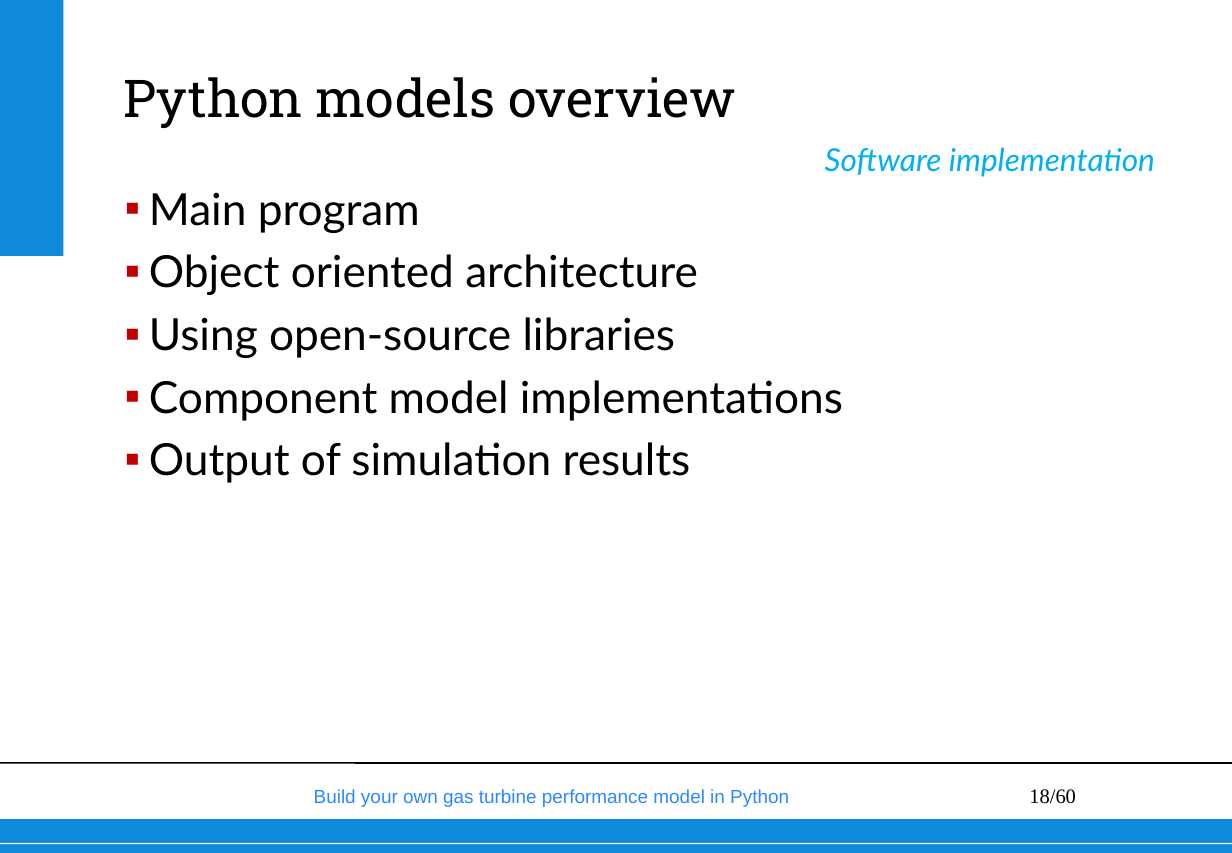
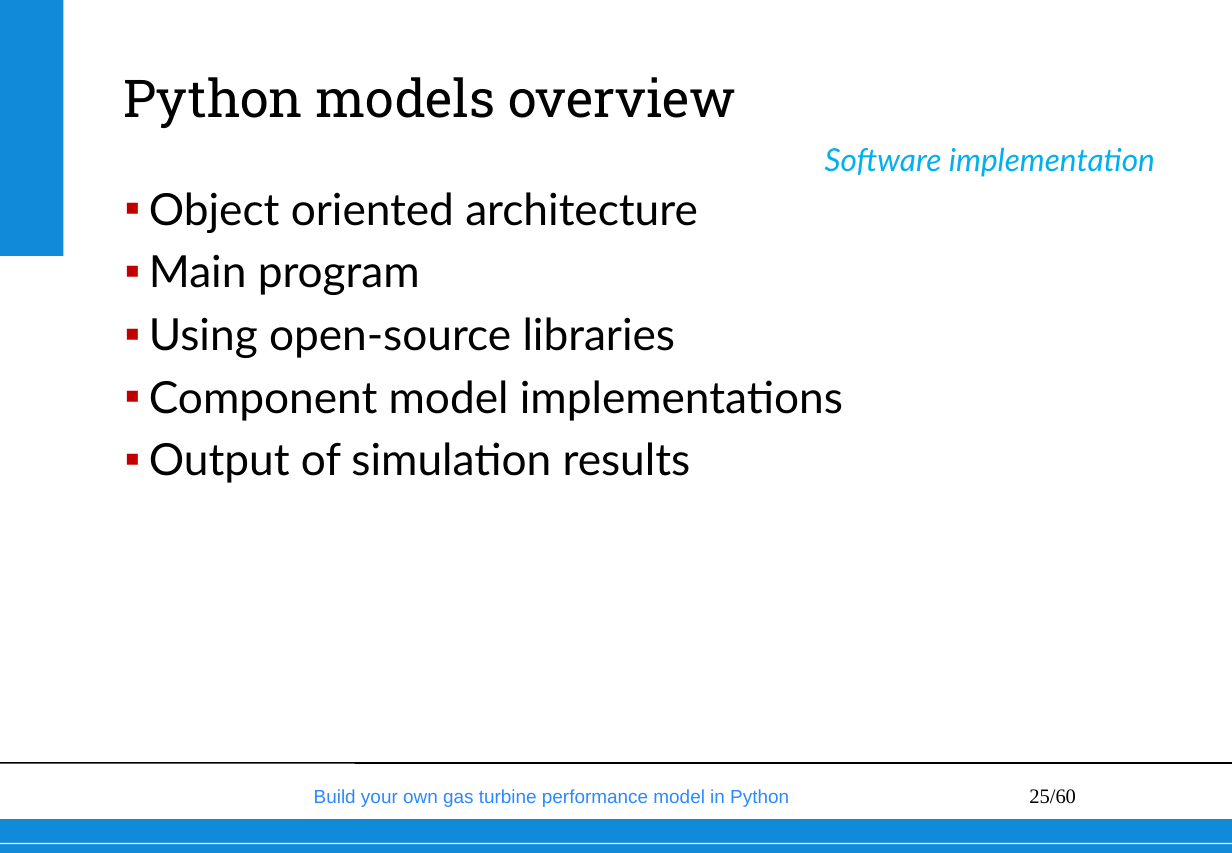
Before and after one commit to wvisser1958/GSPy, a slide deck: slide 25 of doc/Build your own gas turbine performance model from scratch.pptx (slide 18 before the commit). Drawn at 1232x853 pixels with LibreOffice and Linux fonts; fonts in the diff are those of the drawing; background and template pictures are left out. Boxes give left, top, right and bottom in pixels: in the first picture for what was removed or moved away, otherwise in the second. Text is boxed around its words. In the diff, an @@ line names an element or a change of style, - is before the commit and + after.

```diff
--- a/doc/Build your own gas turbine performance model from scratch.pptx
+++ b/doc/Build your own gas turbine performance model from scratch.pptx
@@ text at <box>149,192,698,233</box>: paragraph added @@
+▪ Object oriented architecture
@@ text at <box>149,254,698,295</box>: paragraph removed @@
-▪ Object oriented architecture
@@ page number at <box>1029,789,1076,804</box>: text changed @@
-18/60
+25/60
```
Also in this commit, not shown: 12 other slides changed, 8 slides added, 29 slides removed.
